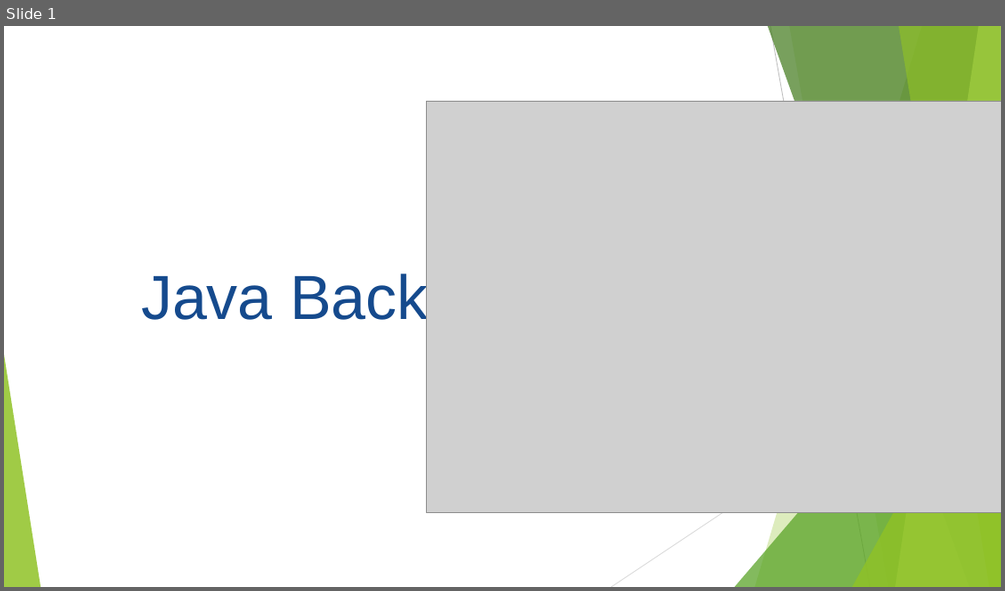
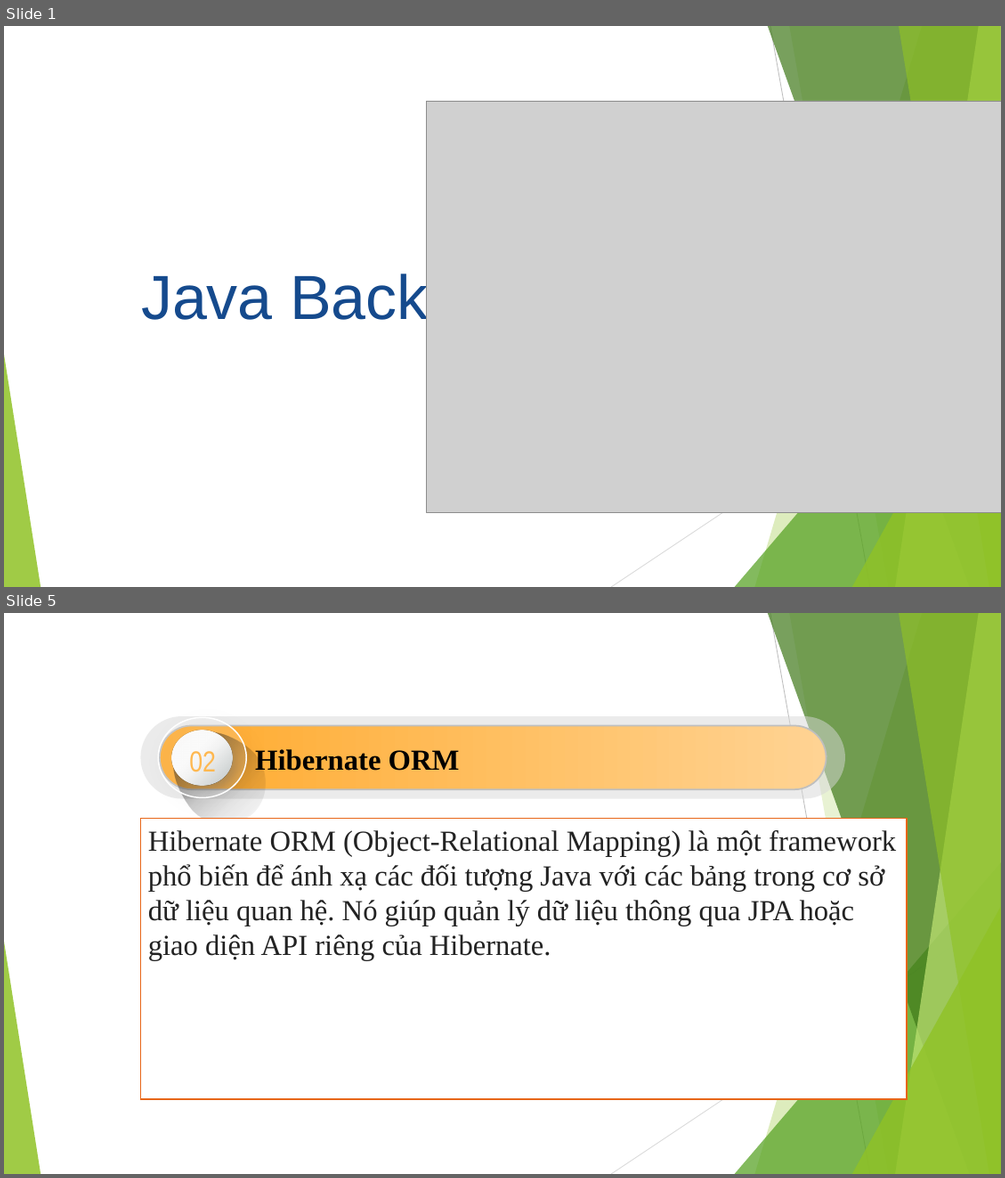
Before and after one commit to KAI-ASIA/KAI-TTS, a slide deck: Slide/Bài 6.pptx. Shown one above the other, each under a label of ours: slide 1 before the commit, slides 1 and 5 after it; the slides between them are not shown. The pictures are 1005x591 and 1005x1178 pixels, drawn with LibreOffice and Linux fonts; fonts in the diff are those of the drawing; grey boxes stand for pictures. Boxes give left, top, right and bottom in pixels: in the first picture for what was removed or moved away, otherwise in the second. Text is boxed around its words. In the diff, an @@ line names an element or a change of style, - is before the commit and + after.

```diff
--- a/Slide/Bài 6.pptx
+++ b/Slide/Bài 6.pptx
@@ slide 5 added at <box>4,613,1001,1174</box>, background #FFFFFF; not listed: 10 template elements that a slide beside it also shows @@
@@ rounded rectangle added at <box>141,716,845,798</box>, fill #D8D8D8 at 50% opacity @@
@@ rounded rectangle added at <box>160,726,825,789</box>, fill gradient #FFAA2D to #FFD393, outline #BFBFBF 1.5 pt @@
@@ group added at <box>154,712,283,842</box>: 3 ellipses, 1 freeform shape, 1 text @@
+02
@@ text added at <box>255,749,460,771</box>, 28 pt, text #000000, bold @@
+Hibernate ORM
@@ rectangle added at <box>141,818,906,1099</box>, fill #FFFFFF, outline #E76618 1 pt, 28 pt, text #222222 @@
+Hibernate ORM (Object-Relational Mapping) là một framework phổ biến để ánh xạ các đối tượng Java với các bảng trong cơ sở dữ liệu quan hệ. Nó giúp quản lý dữ liệu thông qua JPA hoặc giao diện API riêng của Hibernate.
```
Also in this commit, not shown: 1 slide changed, 6 other slides added, 12 other files.
